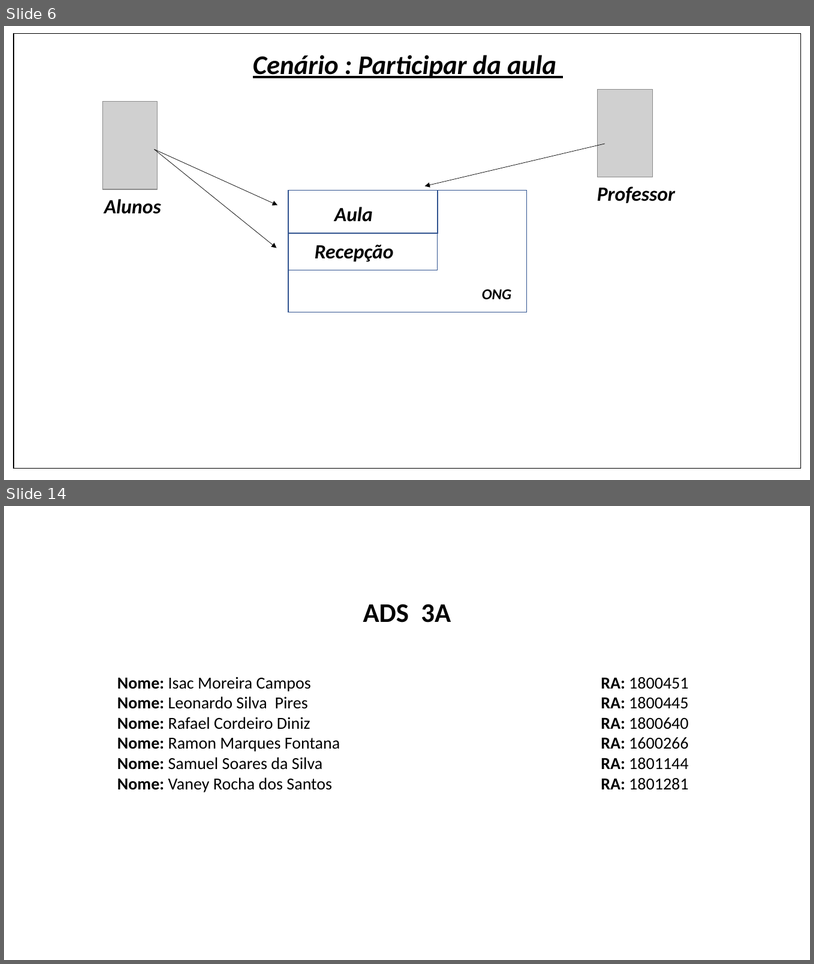
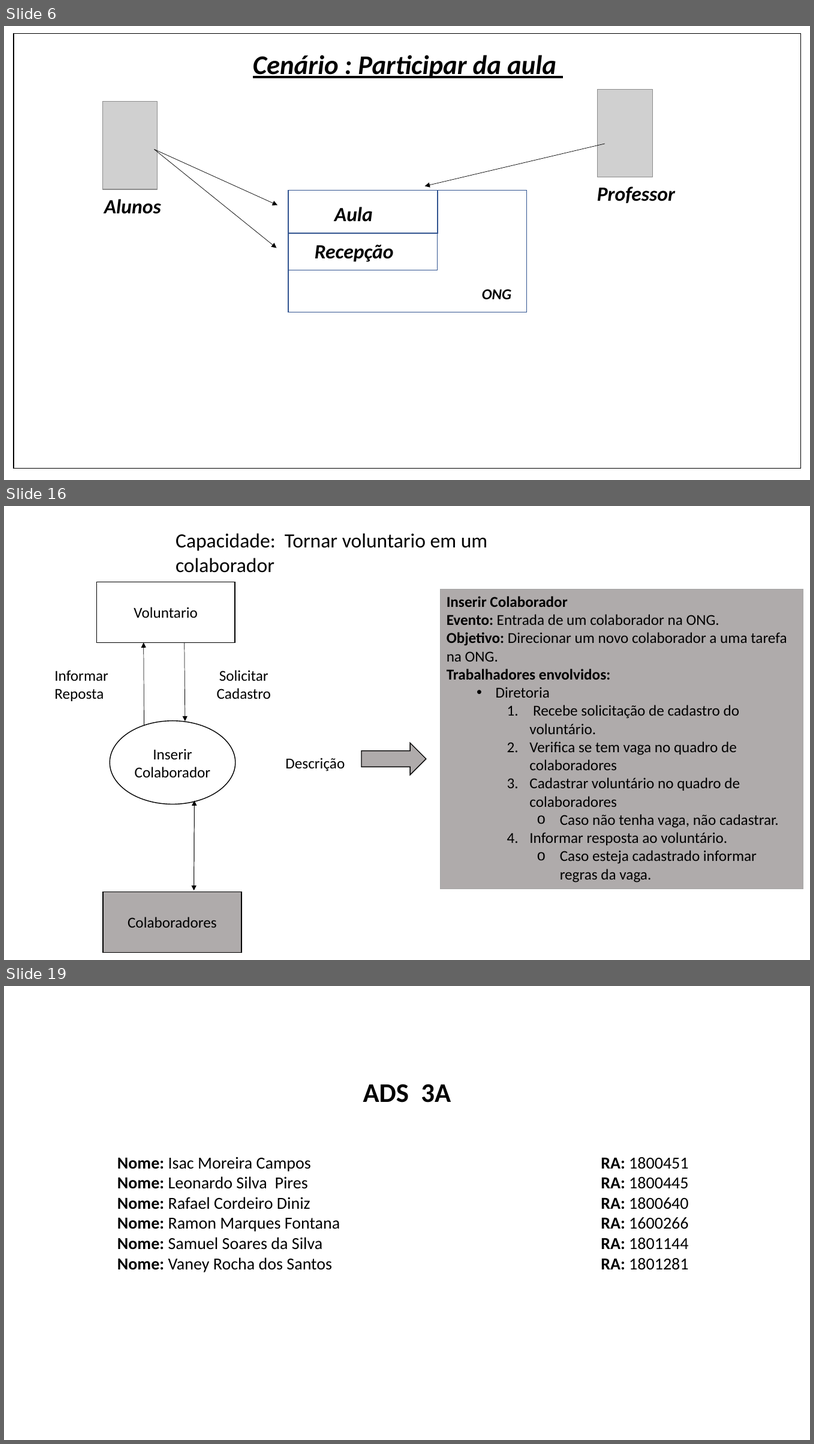
Before and after one commit to Ney-Rocha/OPE-3-semestre, a slide deck: cenario_de_negocio.pptx. Shown one above the other, each under a label of ours: slides 6 and 14 before the commit, slides 6, 16 and 19 after it; the slides between them are not shown. The pictures are 814x964 and 814x1444 pixels, drawn with LibreOffice and Linux fonts; fonts in the diff are those of the drawing; grey boxes stand for pictures. Boxes give left, top, right and bottom in pixels: in the first picture for what was removed or moved away, otherwise in the second. Text is boxed around its words. In the diff, an @@ line names an element or a change of style, - is before the commit and + after.

```diff
--- a/cenario_de_negocio.pptx
+++ b/cenario_de_negocio.pptx
@@ slide 16 added at bbox=[4, 506, 810, 960], background #FFFFFF @@
@@ text added at bbox=[176, 533, 488, 573], 24 pt, text #000000 @@
+Capacidade: Tornar voluntario em um colaborador
@@ rectangle added at bbox=[96, 582, 235, 643], fill #FFFFFF, outline #000000 1 pt, 18 pt, text #000000 @@
+Voluntario
@@ rectangle added at bbox=[441, 589, 804, 888], fill #AFABAB, outline #A5A5A5 0.5 pt, 18 pt, text #000000 @@
+Inserir Colaborador
+Evento: Entrada de um colaborador na ONG.
+Objetivo: Direcionar um novo colaborador a uma tarefa na ONG.
+Trabalhadores envolvidos:
+  • Diretoria
+    1. Recebe solicitação de cadastro do voluntário.
+    2. Verifica se tem vaga no quadro de colaboradores
+    3. Cadastrar voluntário no quadro de colaboradores
+      o Caso não tenha vaga, não cadastrar.
+    4. Informar resposta ao voluntário.
+      o Caso esteja cadastrado informar regras da vaga.
@@ arrow added from (144, 726) to (144, 643), #000000 0.5 pt @@
@@ arrow added from (184, 643) to (185, 721), #000000 0.5 pt @@
@@ text added at bbox=[54, 670, 108, 701], 18 pt, text #000000 @@
+Informar Reposta
@@ text added at bbox=[217, 670, 271, 699], 18 pt, text #000000 @@
+Solicitar
+Cadastro
@@ ellipse added at bbox=[110, 721, 236, 804], fill #FFFFFF, outline #000000 1 pt, 18 pt, text #000000 @@
+Inserir
+Colaborador
@@ text added at bbox=[285, 757, 345, 771], 18 pt, text #000000 @@
+Descrição
@@ right arrow added at bbox=[362, 742, 426, 775], fill #AFABAB, outline #000000 1 pt @@
@@ arrow added from (195, 802) to (194, 890), #000000 0.5 pt @@
@@ arrow added from (194, 889) to (195, 801), #000000 0.5 pt @@
@@ rectangle added at bbox=[103, 891, 242, 952], fill #AFABAB, outline #000000 1 pt, 18 pt, text #000000 @@
+Colaboradores
@@ what was slide 14 is now slide 19 @@
```
Also in this commit, not shown: 9 slides changed, 6 other slides added, 2 slides removed.
